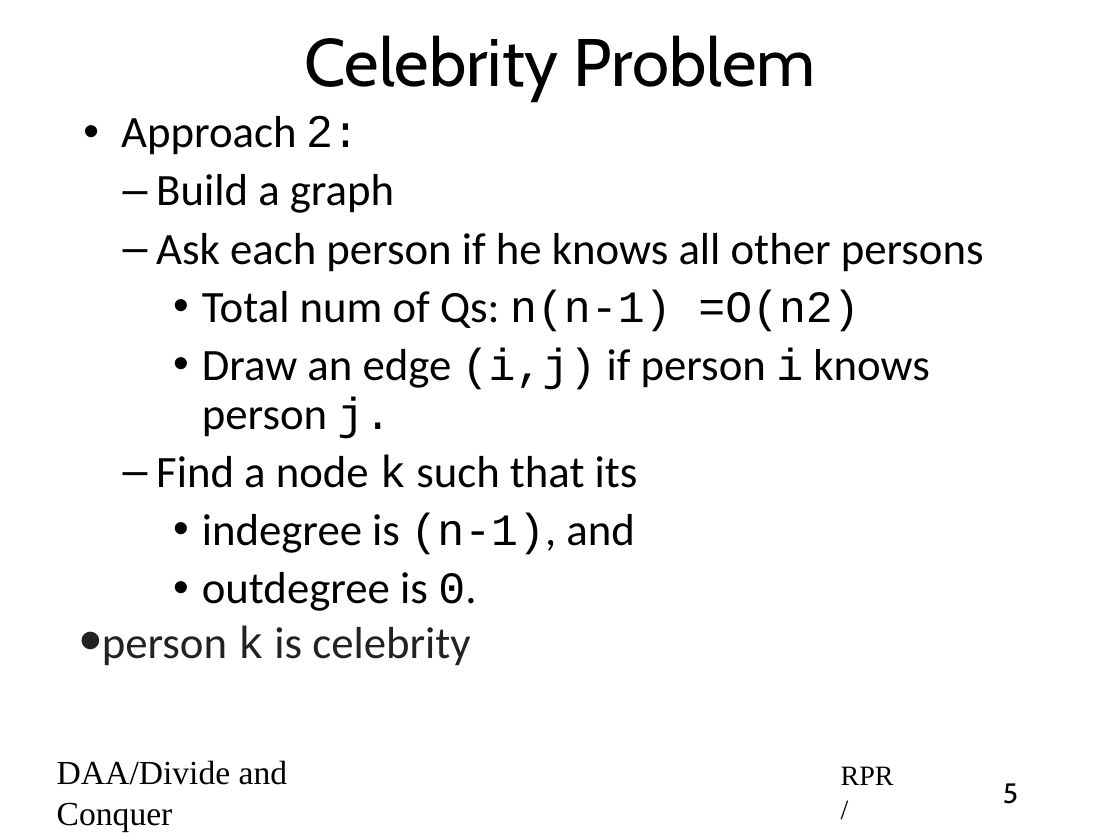
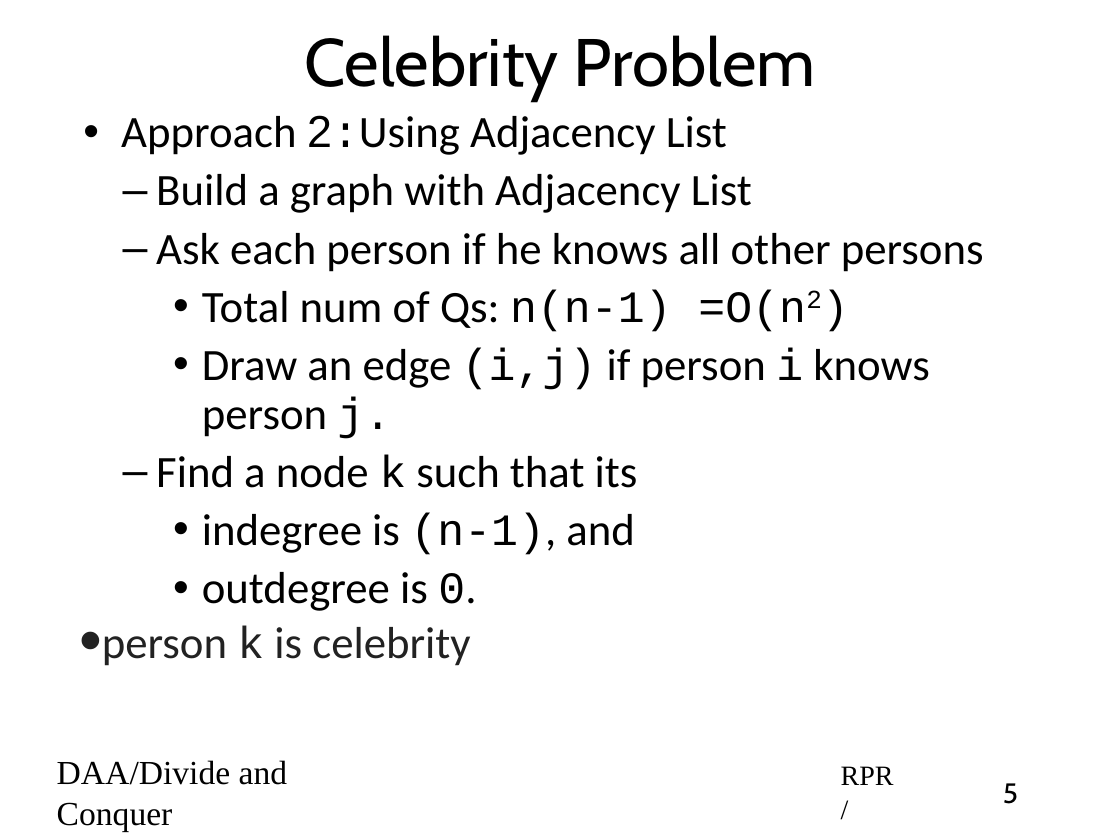
Before and after one commit to rprustagi/2019-17CS43-DAA, a slide deck: slide 5 of Slides-RPR/2019-H1-DAA-L18-Applns-D_n_C.pptx. Drawn at 1120x840 pixels with LibreOffice and Linux fonts; fonts in the diff are those of the drawing. Boxes give left, top, right and bottom in pixels: in the first picture for what was removed or moved away, otherwise in the second. Text is boxed around its words. In the diff, an @@ line names an element or a change of style, - is before the commit and + after.

```diff
--- a/Slides-RPR/2019-H1-DAA-L18-Applns-D_n_C.pptx
+++ b/Slides-RPR/2019-H1-DAA-L18-Applns-D_n_C.pptx
@@ text at [121, 115, 752, 213]: text changed @@
-• Approach 2:
-  – Build a graph
+• Approach 2:Using Adjacency List
+  – Build a graph with Adjacency List
@@ text at [202, 290, 806, 332]: now superscript in "=O(n2)" @@
```
Also in this commit, not shown: 4 other slides changed, 11 other files.
